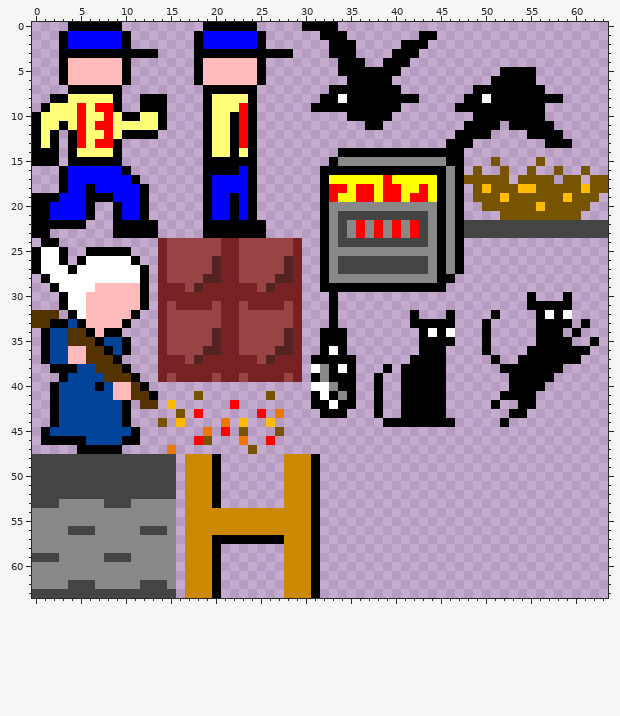
A pixel-art sprite gets an edit: imgmap.png. This is how it looked before the edit.
The file is 64x64 pixels.
Now the later version:
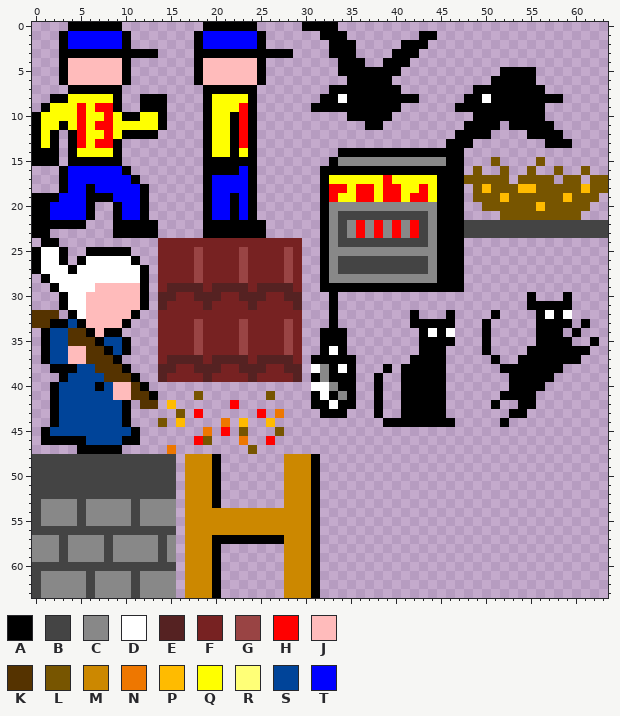
Palette (. is transparent): A #000000  B #444444  C #888888  D #ffffff  E #552222  F #772222  G #994444  H #ff0000  J #ffbbbb  K #553300  L #775500  M #cc8800  N #ee7700  P #ffbb00  Q #ffff00  R #ffff77  S #004499  T #0000ff
Diff:
@@ x 0..63 @@
  7 ....AAAAAA.........AAAAAA........AAAAAAAA........AAAAAAAA.......
- 8 ..AARRRRRA..AAA....ARRRRA.......AADAAAAAAAA.....AADAAAAAAAA.....
- 9 .ARRRHRHHA..AAA....ARRRHA......AAAAAAAAAA......AAAAAAAAAA.......
-10 ARRRRHRRHRAARRA....ARRAHA..........AAAAA.........AAAAAAAA.......
-11 ARRARHRHHRRRRRA....ARRAHA............AA.........AAAA.AAAAA......
-12 ARA.AHRRHRAAAA.....ARRAHA......................AAAA....AAAA.....
-13 ARA.AHRHHA.........ARRAHA.....................AAA........AAA....
-14 AAA.ARRRRA.........ARRARA.........AAAAAAAAAAAAAA................
+ 8 ..AAQQQQQA..AAA....AQQQQA.......AADAAAAAAAA.....AADAAAAAAAA.....
+ 9 .AQQQHQHHA..AAA....AQQQHA......AAAAAAAAAA......AAAAAAAAAA.......
+10 AQQQQHQQHQAAQQA....AQQAHA..........AAAAA.........AAAAAAAA.......
+11 AQQAQHQHHQQQQQA....AQQAHA............AA.........AAAA.AAAAA......
+12 AQA.AHQQHQAAAA.....AQQAHA......................AAAA....AAAA.....
+13 AQA.AHQHHA.........AQQAHA.....................AAA........AAA....
+14 AAA.AQQQQA.........AQQAQA.........AAAAAAAAAAAAAA................
 15 AAA.AAAAAA.........AAAAAA........ACCCCCCCCCCCCAA...L....L.......
-16 ...ATTTTTTA........AAAATA.......AAAAAAAAAAAAAACA.L..L..L..L..L..
-17 ...ATTTTTTTA.......ATTTTA.......AQQQQQQHQQQQQACALLLLL.LLLL.LL.LL
-18 ...ATTATTTTTA......ATTTTA.......AHHQHHQHHQQHQACA.LPLLLPPLLLLLPLL
-19 AAATTTAAATTTA......ATTATA.......AHQQHHQHHQHHQACA.LLLPLLLLLLPLLL.
-20 AATTTTA..ATTA......ATTATA.......ACCCCCCCCCCCCACA..LLLLLLPLLLLL..
-21 AATTTTA..ATTA......ATTATA.......ACBBBBBBBBBBCACA....LLLLLLLLL...
-22 AAAAAA...AAAAA.....AAAAAAA......ACBCHCHCHCHBCACABBBBBBBBBBBBBBBB
-23 AA.......AAAAA.....AAAAAAA......ACBCHCHCHCHBCACABBBBBBBBBBBBBBBB
-24 .AA...........FGGGGGGFFGGGGGGF..ACBBBBBBBBBBCACA................
-25 ADDA..AAAAA...FGGGGGGFFGGGGGGF..ACCCCCCCCCCCCACA................
-26 ADDA.ADDDDDA..FGGGGGEFFGGGGGEF..ACBBBBBBBBBBCACA................
-27 ADDDADDDDDDDA.FGGGGGEFFGGGGGEF..ACBBBBBBBBBBCACA................
-28 .ADDDDDDDDDDA.FGGGGEEFFGGGGEEF..ACCCCCCCCCCCCAA.................
-29 ..ADDDDJJJJJA.FFFGEFFFFFFGEFFF..AAAAAAAAAAAAAA..................
-30 ...ADDJJJJJJA.FFFFFFFFFFFFFFFF...A.....................A...A....
-31 ...ADDJJJJJJA.FGFFFFGFFGFFFFGF...A.....................AAAAA....
-32 KKK.ADJJJJJA..FGGGGGGFFGGGGGGF...A........A...A....A....ADAD....
-33 KKAASAJJJJA...FGGGGGGFFGGGGGGF...A........AAAAA...A.....AAAA.A..
-34 .ASSKKAJAA....FGGGGGEFFGGGGGEF..AAA........ADAD...A.....AAA.A...
-35 .ASSKKKASSA...FGGGGGEFFGGGGGEF..AAA........AAAA...A.....AAAA..A.
-36 .ASSJJKKASA...FGGGGEEFFGGGGEEF..ADA........AAA....A....AAAAAAA..
-37 .ASSJJKKKA....FFFGEFFFFFFGEFFF.AAAAA......AAAA.....A..AAAAAAA...
-38 ..AAASSKKKA...FFFFFFFFFFFFFFFF.DCADA...A.AAAAA......AAAAAAA.....
-39 ...ASSSSKKKA..FGFFFFGFFGFFFFGF.ACAAA..A..AAAAA.......AAAAA......
+16 ...ATTTTTTA........AAAATA.......AAAAAAAAAAAAAAAA.L..L..L..L..L..
+17 ...ATTTTTTTA.......ATTTTA.......AQQQQQQHQQQQQAAALLLLL.LLLL.LL.LL
+18 ...ATTATTTTTA......ATTTTA.......AHHQHHQHHQQHQAAA.LPLLLPPLLLLLPLL
+19 AAATTTAAATTTA......ATTATA.......AHQQHHQHHQHHQAAA.LLLPLLLLLLPLLL.
+20 AATTTTA..ATTA......ATTATA.......ACCCCCCCCCCCCAAA..LLLLLLPLLLLL..
+21 AATTTTA..ATTA......ATTATA.......ACBBBBBBBBBBCAAA....LLLLLLLLL...
+22 AAAAAA...AAAAA.....AAAAAAA......ACBCHCHCHCHBCAAABBBBBBBBBBBBBBBB
+23 AA.......AAAAA.....AAAAAAA......ACBCHCHCHCHBCAAABBBBBBBBBBBBBBBB
+24 .AA...........FFFFFFFFFFFFFFFF..ACBBBBBBBBBBCAAA................
+25 ADDA..AAAAA...FFFFGFFFFGFFFFGF..ACCCCCCCCCCCCAAA................
+26 ADDA.ADDDDDA..FFFFGFFFFGFFFFGF..ACBBBBBBBBBBCAAA................
+27 ADDDADDDDDDDA.FFFFGFFFFGFFFFGF..ACBBBBBBBBBBCAAA................
+28 .ADDDDDDDDDDA.FFFFGFFFFGFFFFGF..ACCCCCCCCCCCCAAA................
+29 ..ADDDDJJJJJA.FEEEEFEEEEFEEEEF..AAAAAAAAAAAAAAAA................
+30 ...ADDJJJJJJA.EEFFEEEFFEEEFFEE...A.....................A...A....
+31 ...ADDJJJJJJA.EFFFFEFFFFEFFFFE...A.....................AAAAA....
+32 KKK.ADJJJJJA..FFFFFFFFFFFFFFFF...A........A...A....A....ADAD....
+33 KKAASAJJJJA...FFFFGFFFFGFFFFGF...A........AAAAA...A.....AAAA.A..
+34 .ASSKKAJAA....FFFFGFFFFGFFFFGF..AAA........ADAD...A.....AAA.A...
+35 .ASSKKKASSA...FFFFGFFFFGFFFFGF..AAA........AAAA...A.....AAAA..A.
+36 .ASSJJKKASA...FFFFGFFFFGFFFFGF..ADA........AAA....A....AAAAAAA..
+37 .ASSJJKKKA....FEEEEFEEEEFEEEEF.AAAAA......AAAA.....A..AAAAAAA...
+38 ..AAASSKKKA...EEFFEEEFFEEEFFEE.DCADA...A.AAAAA......AAAAAAA.....
+39 ...ASSSSKKKA..EFFFFEFFFFEFFFFE.ACAAA..A..AAAAA.......AAAAA......
 40 ..ASSSSASJJKA..................DDCAA..A..AAAAA.......AAAA.......
@@ x 0..17 @@
 52 BBBBBBBBBBBBBBBB.M
-53 BBBCCCCCBBBCCCCC.M
-54 CCCCCCCCCCCCCCCC.M
-55 CCCCCCCCCCCCCCCC.M
-56 CCCCBBBCCCCCBBBC.M
-57 CCCCCCCCCCCCCCCC.M
-58 CCCCCCCCCCCCCCCC.M
-59 BBBCCCCCBBBCCCCC.M
-60 CCCCCCCCCCCCCCCC.M
-61 CCCCCCCCCCCCCCCC.M
-62 CCCCBBBCCCCCBBBC.M
-63 BBBBBBBBBBBBBBBB.M
+53 BCCCCBCCCCCBCCCC.M
+54 BCCCCBCCCCCBCCCC.M
+55 BCCCCBCCCCCBCCCC.M
+56 BBBBBBBBBBBBBBBB.M
+57 CCCBCCCCBCCCCCBC.M
+58 CCCBCCCCBCCCCCBC.M
+59 CCCBCCCCBCCCCCBC.M
+60 BBBBBBBBBBBBBBBB.M
+61 BCCCCCBCCCCBCCCC.M
+62 BCCCCCBCCCCBCCCC.M
+63 BCCCCCBCCCCBCCCC.M
Changed places in both pictures, as pixel boxes (x1, y1, x2, y2):
changed: (41, 94, 158, 157)
changed: (212, 94, 248, 157)
changed: (446, 166, 464, 292)
changed: (158, 238, 302, 382)
changed: (32, 499, 176, 598)
